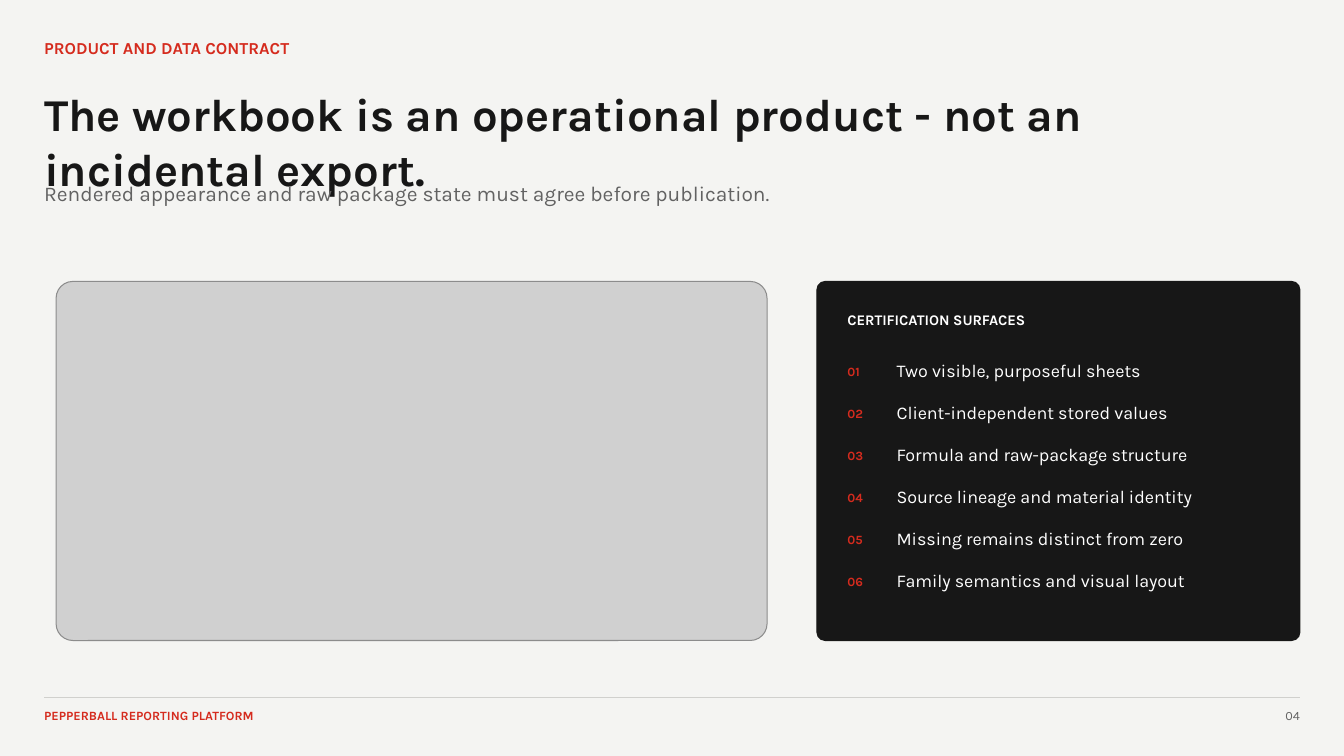
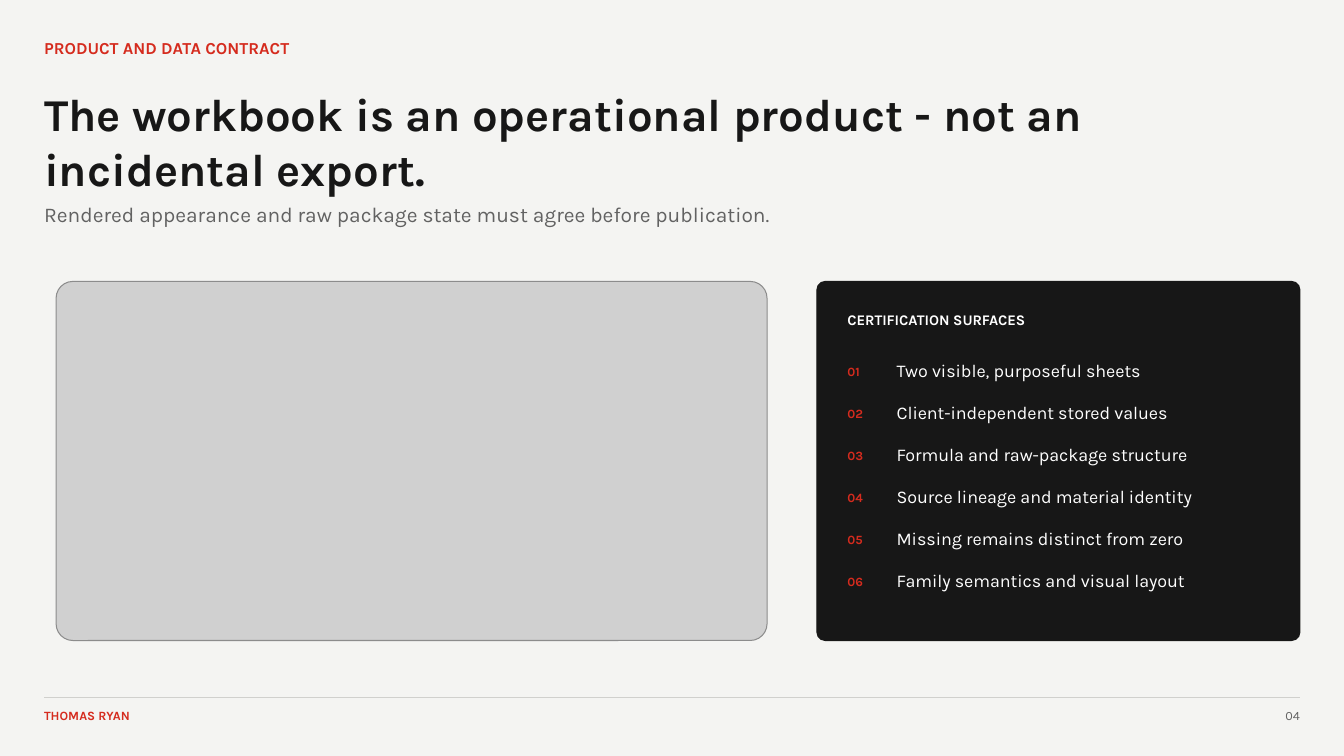
Before and after one commit to tonnyryam/pepperball-reporting-platform-case-study, a slide deck: slide 4 of public/Thomas-Ryan-PepperBall-Platform-Case-Study.pptx. Drawn at 1344x756 pixels with LibreOffice and Linux fonts; fonts in the diff are those of the drawing; grey boxes stand for pictures. Boxes give left, top, right and bottom in pixels: in the first picture for what was removed or moved away, otherwise in the second. Text is boxed around its words. In the diff, an @@ line names an element or a change of style, - is before the commit and + after.

Commit message:
Remove company-specific public assumptions and clarify personal authorship

```diff
--- a/public/Thomas-Ryan-PepperBall-Platform-Case-Study.pptx
+++ b/public/Thomas-Ryan-PepperBall-Platform-Case-Study.pptx
@@ text "Rendered appearance and raw package ..." rewrapped from (x1=44, y1=182, x2=769, y2=206) to (x1=44, y1=207, x2=769, y2=227) @@
@@ text at (x1=44, y1=711, x2=129, y2=720): text changed @@
-PEPPERBALL REPORTING PLATFORM
+THOMAS RYAN
```
Also in this commit, not shown: 7 other slides changed, 15 other files.
